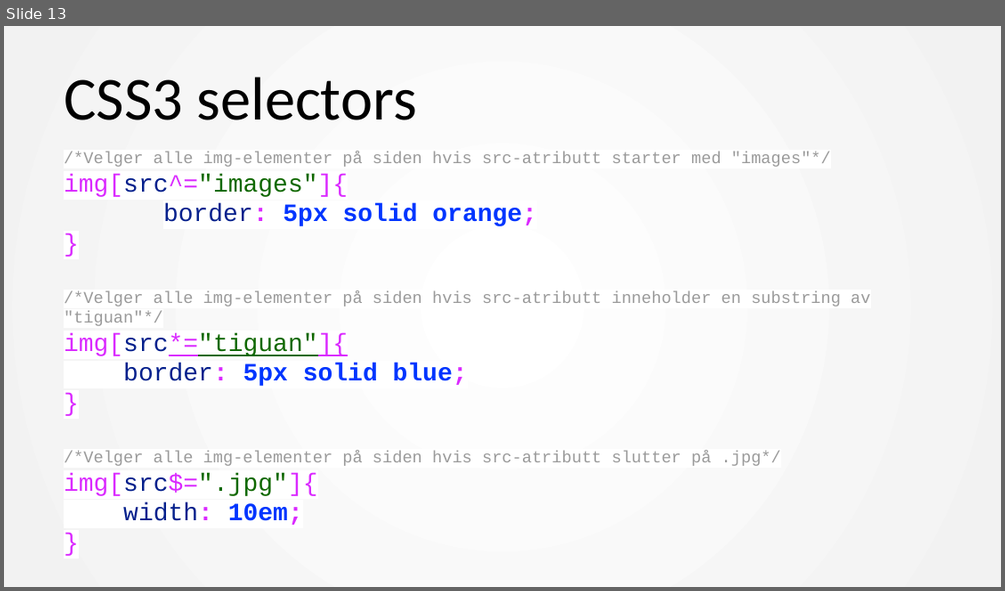
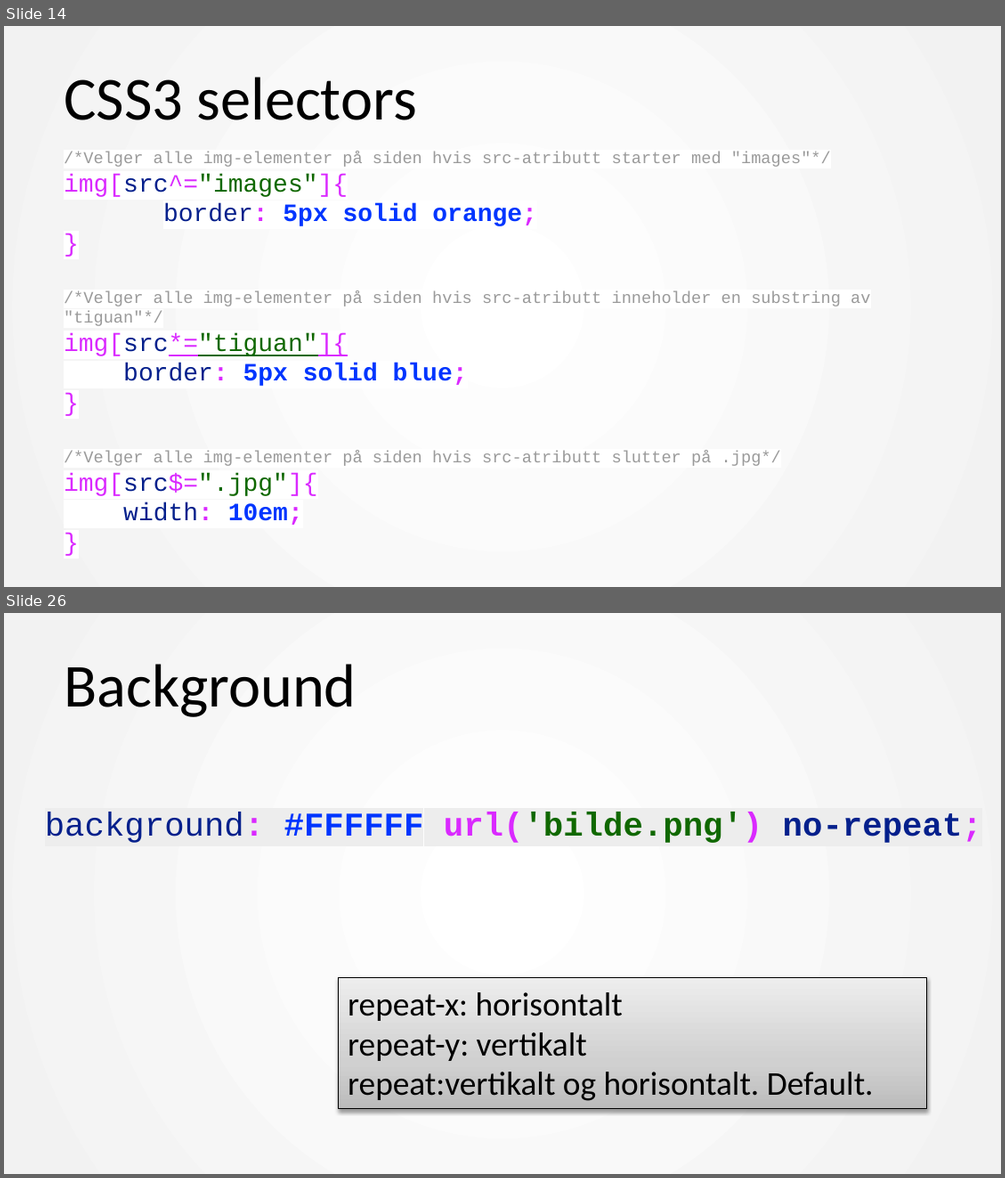
Before and after one commit to mesan/css-kurs, a slide deck: Foiler/1. CSS basic.pptx. Shown one above the other, each under a label of ours: slide 13 before the commit, slides 14 and 26 after it; the slides between them are not shown. The pictures are 1005x591 and 1005x1178 pixels, drawn with LibreOffice and Linux fonts; fonts in the diff are those of the drawing. Boxes give left, top, right and bottom in pixels: in the first picture for what was removed or moved away, otherwise in the second. Text is boxed around its words. In the diff, an @@ line names an element or a change of style, - is before the commit and + after.

```diff
--- a/Foiler/1. CSS basic.pptx
+++ b/Foiler/1. CSS basic.pptx
@@ slide 26 added at [4, 613, 1001, 1174], background #FFFFFF; not listed: 1 template element that a slide beside it also shows @@
@@ title added at [64, 664, 356, 717], 44 pt, text #000000 @@
+Background
@@ text added at [45, 812, 982, 843], 24 pt, text #05208C, bold @@
+background: #FFFFFF url('bilde.png') no-repeat;
@@ rectangle added at [338, 978, 927, 1109], fill gradient #BDBDBD to #D1D1D1 to #EEEEEE, outline #000000 0.75 pt, 24 pt, text #000000 @@
+repeat-x: horisontalt
+repeat-y: vertikalt
+repeat:vertikalt og horisontalt. Default.
@@ what was slide 13 is now slide 14 @@
```
Also in this commit, not shown: 11 slides changed, 11 other slides added, 7 slides removed, 4 other files.
